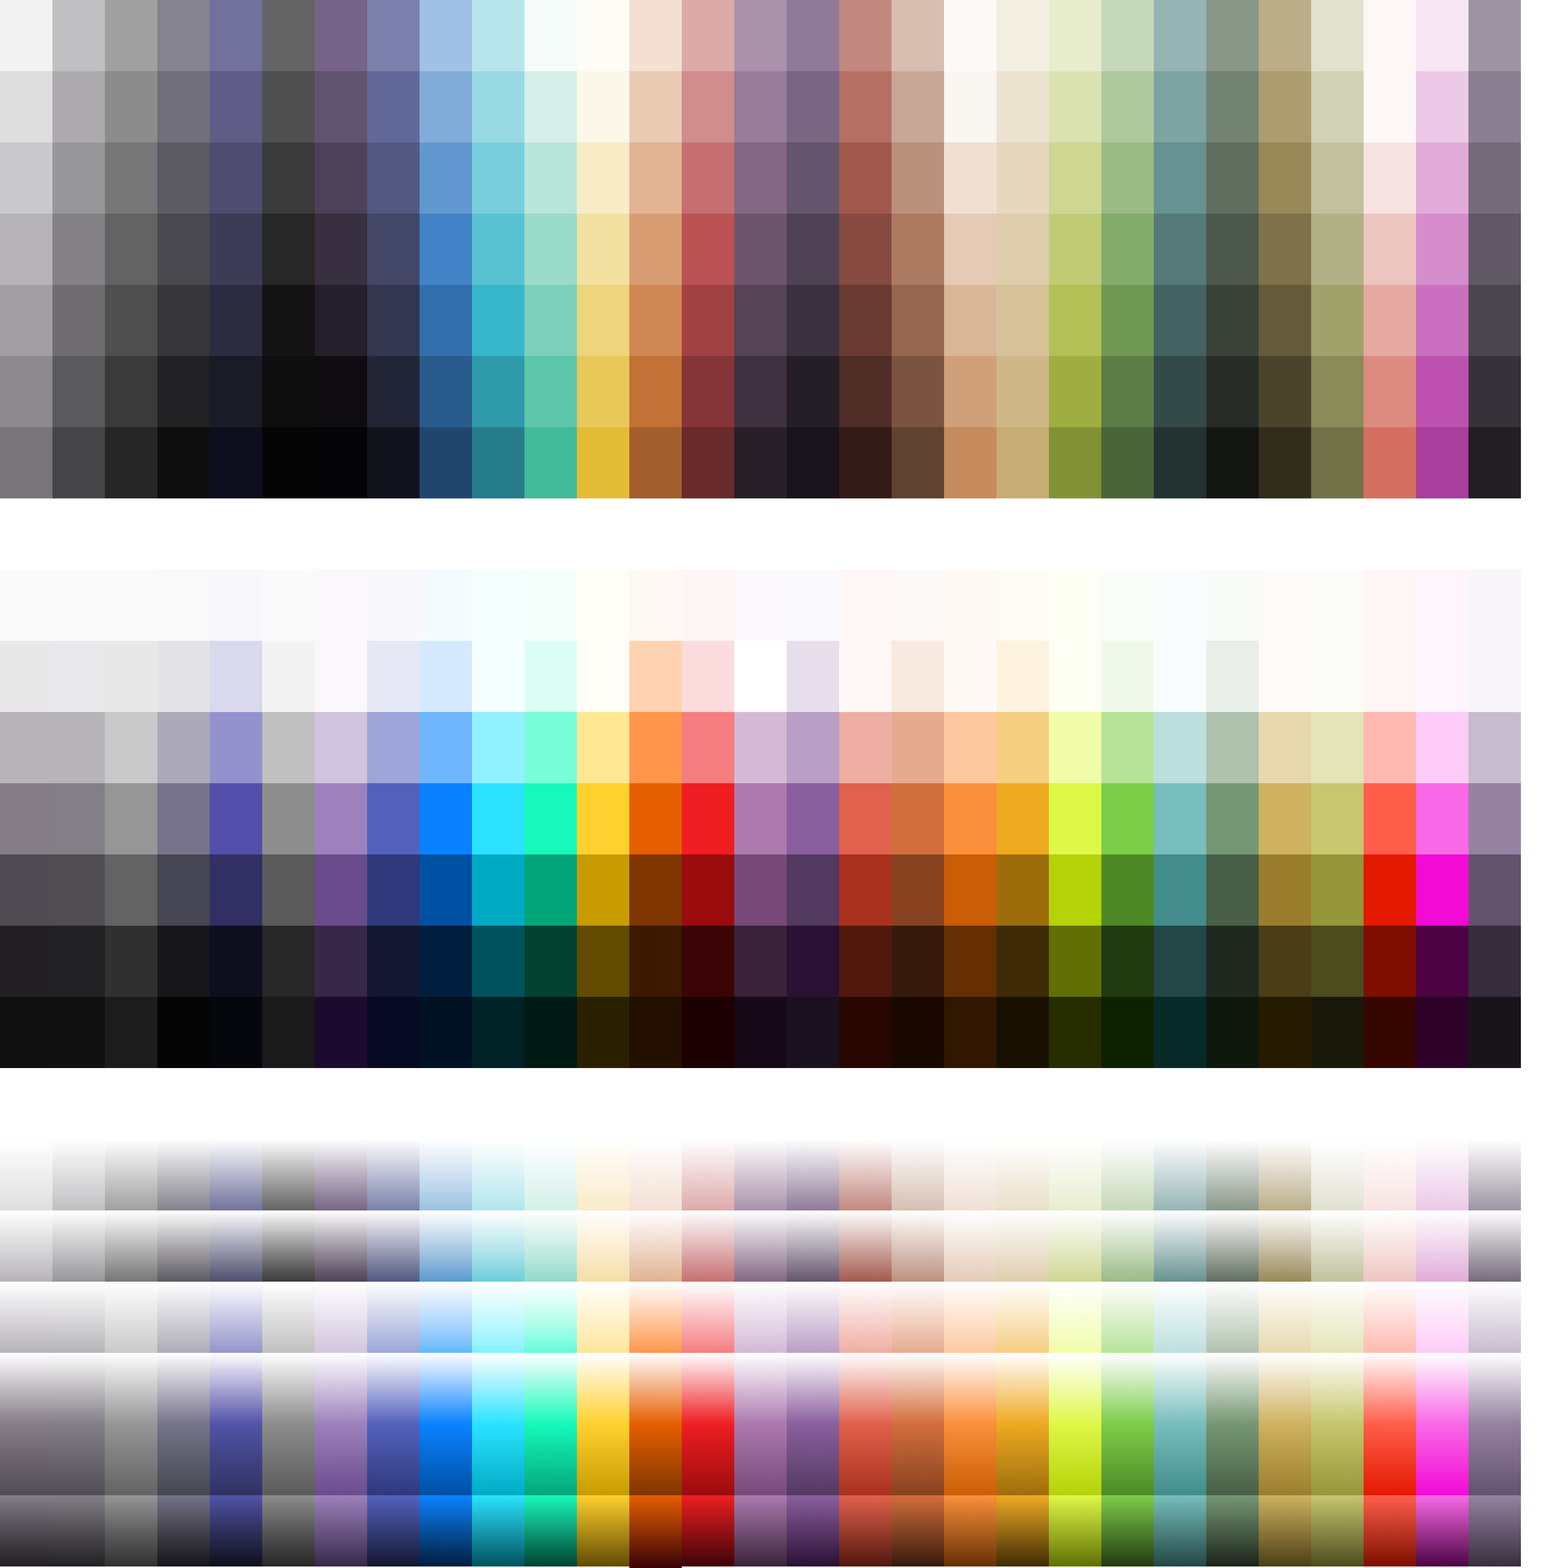
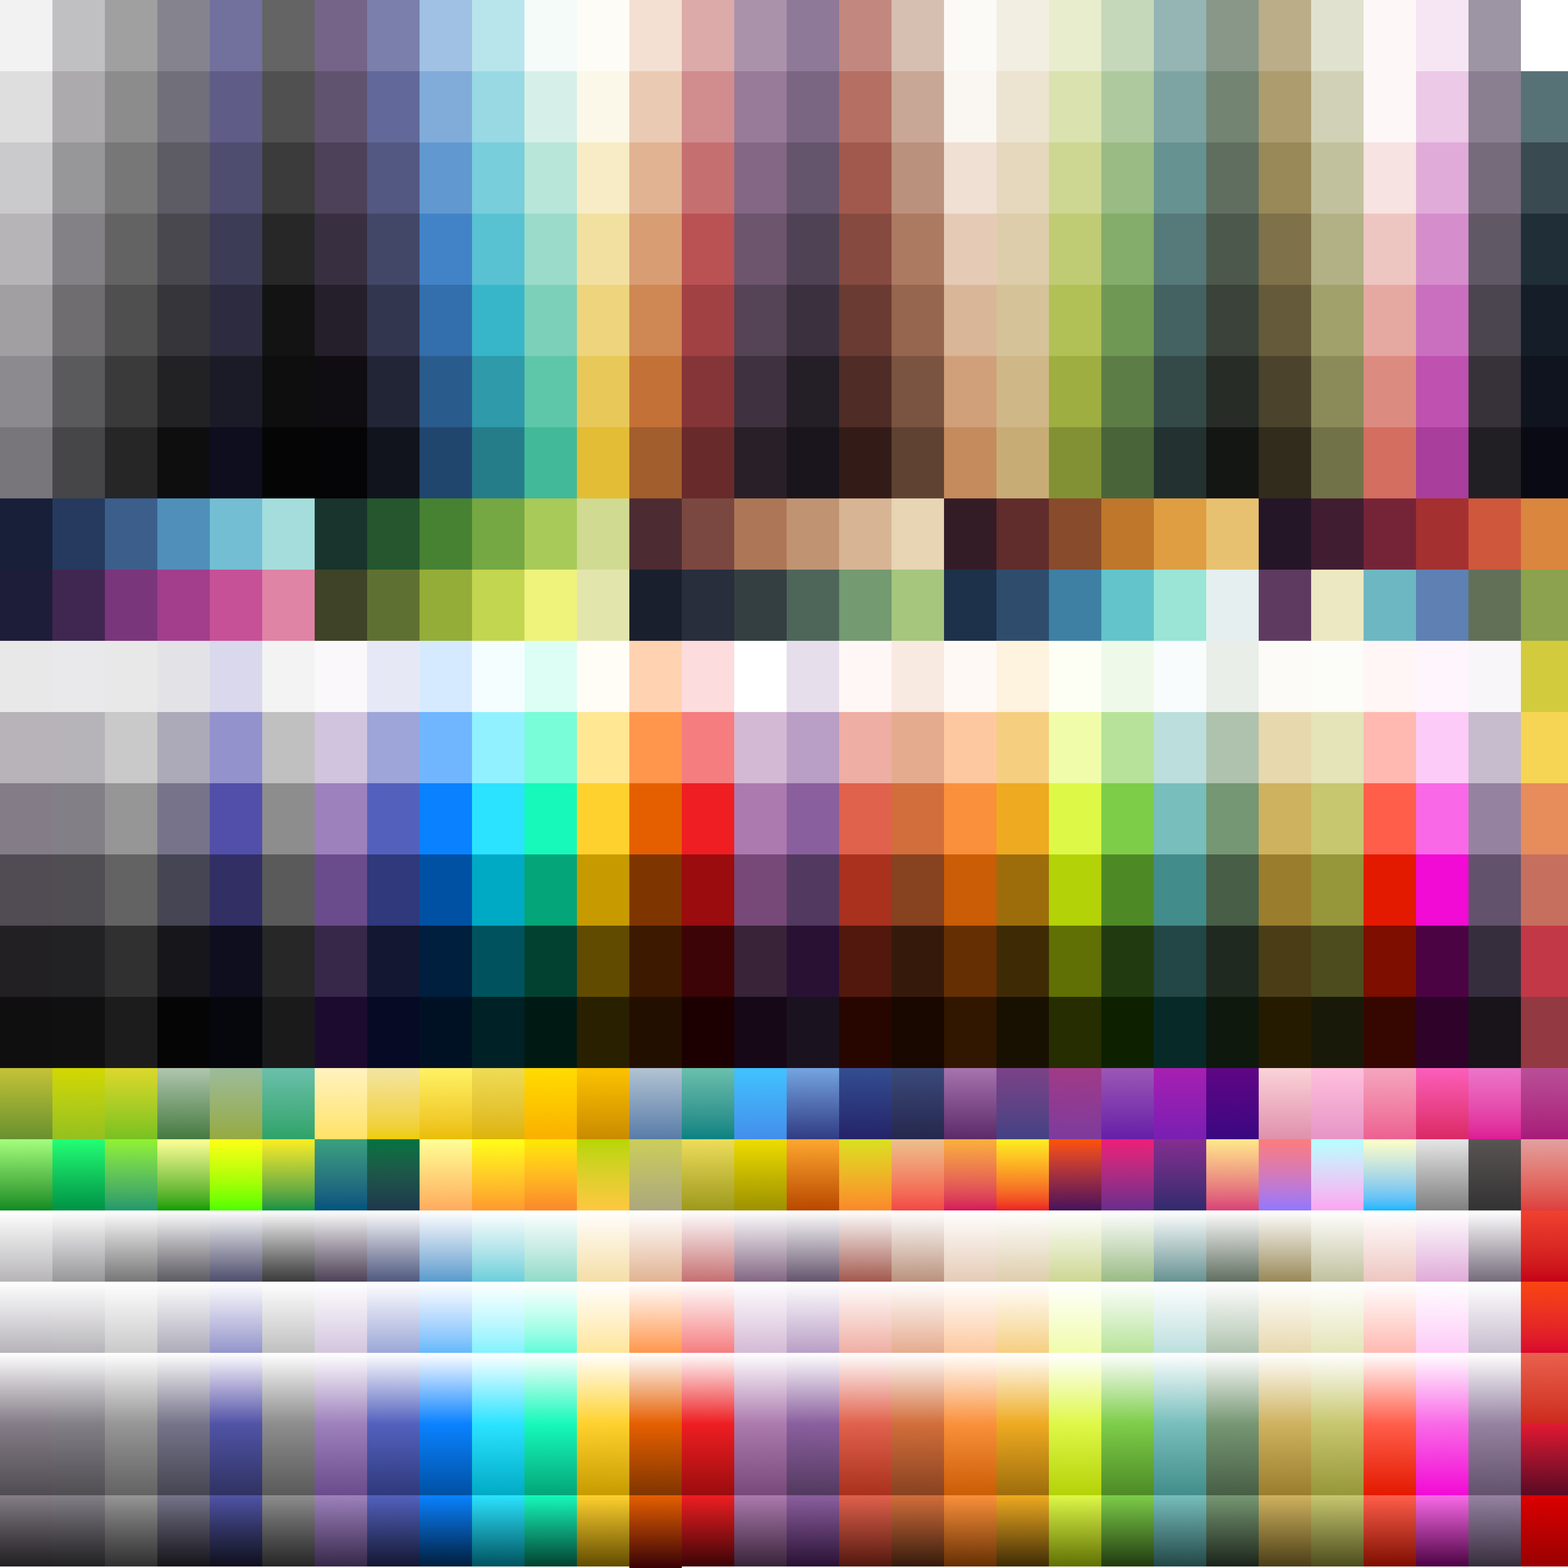
Layer changes from the first 1568 x 1568 image to the second:
painted on "Background" over (0, 71, 1568, 1567)